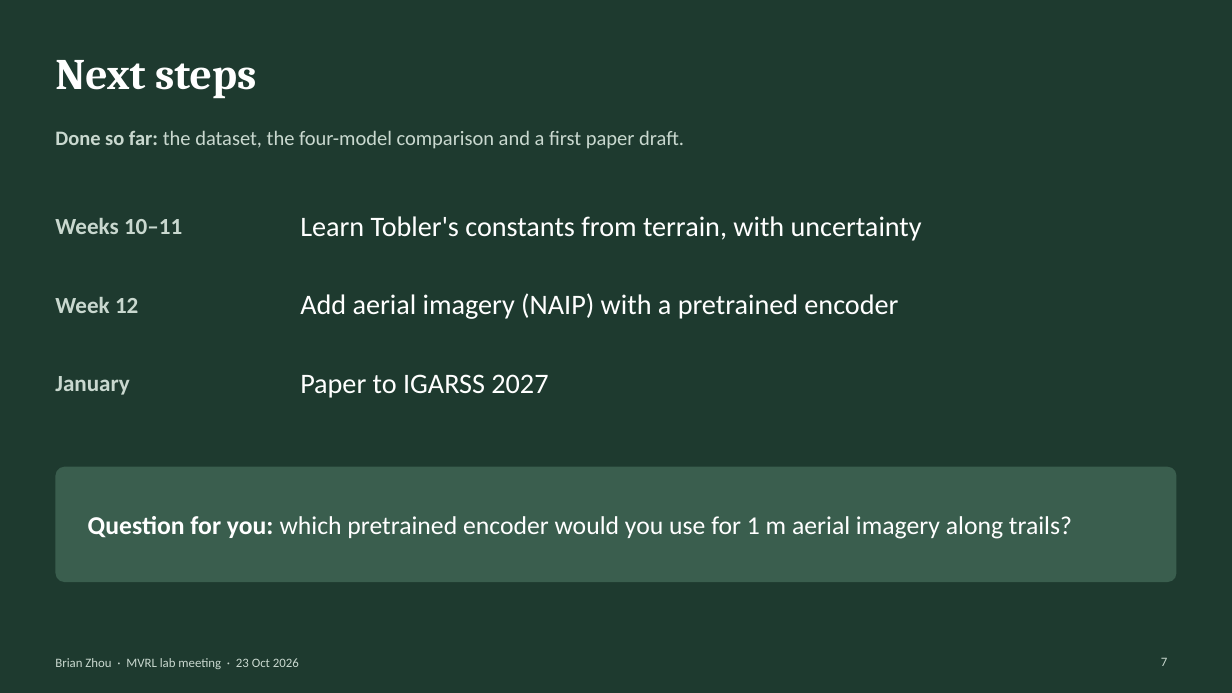
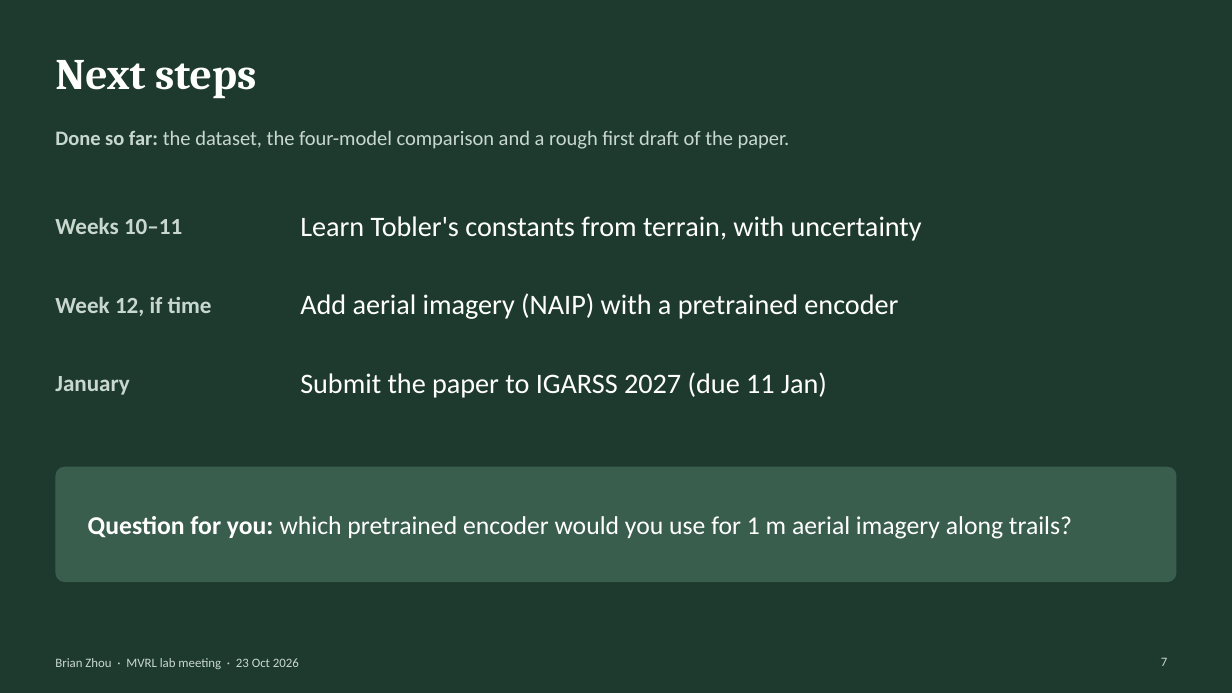
Before and after one commit to Brian24NX/GeoAI, a slide deck: slide 7 of meeting_plots/oct23_lab/Zhou_LabMeeting_23Oct.pptx. Drawn at 1232x693 pixels with LibreOffice and Linux fonts; fonts in the diff are those of the drawing; background and template pictures are left out. Boxes give left, top, right and bottom in pixels: in the first picture for what was removed or moved away, otherwise in the second. Text is boxed around its words. In the diff, an @@ line names an element or a change of style, - is before the commit and + after.

```diff
--- a/meeting_plots/oct23_lab/Zhou_LabMeeting_23Oct.pptx
+++ b/meeting_plots/oct23_lab/Zhou_LabMeeting_23Oct.pptx
@@ text at (55, 130, 790, 149): text changed @@
-Done so far: the dataset, the four-model comparison and a first paper draft.
+Done so far: the dataset, the four-model comparison and a rough first draft of the paper.
@@ text at (55, 297, 212, 316): text changed @@
-Week 12
+Week 12, if time
@@ text at (300, 372, 827, 398): text changed @@
-Paper to IGARSS 2027
+Submit the paper to IGARSS 2027 (due 11 Jan)
```
Also in this commit, not shown: 3 other files.
